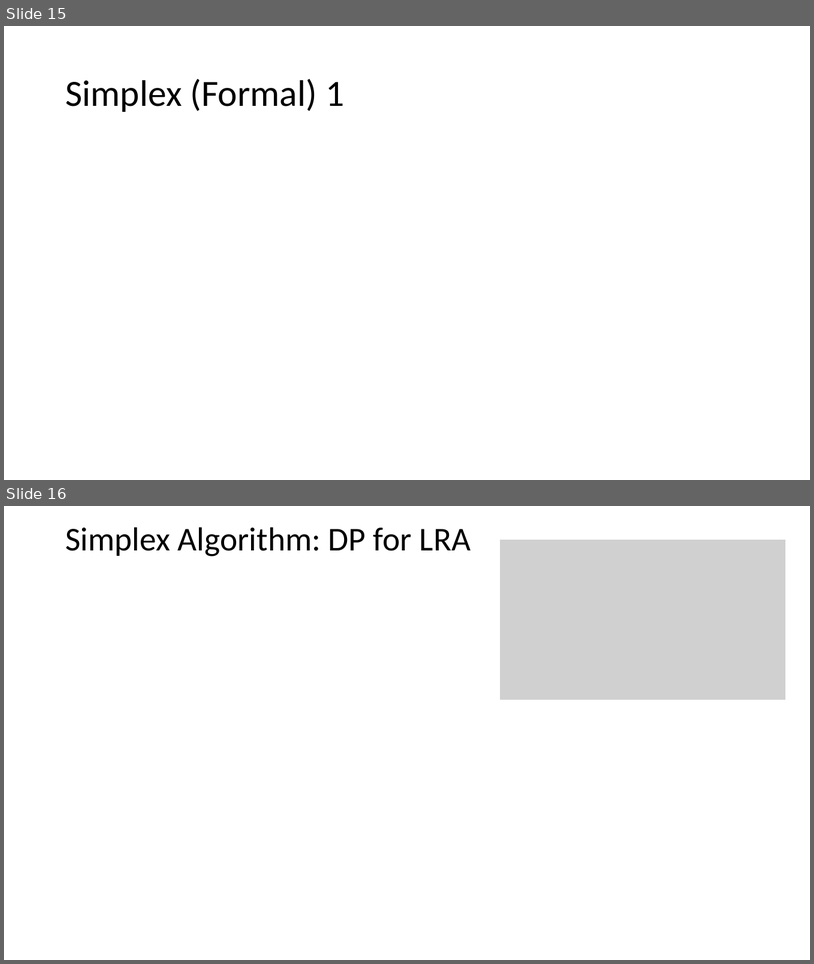
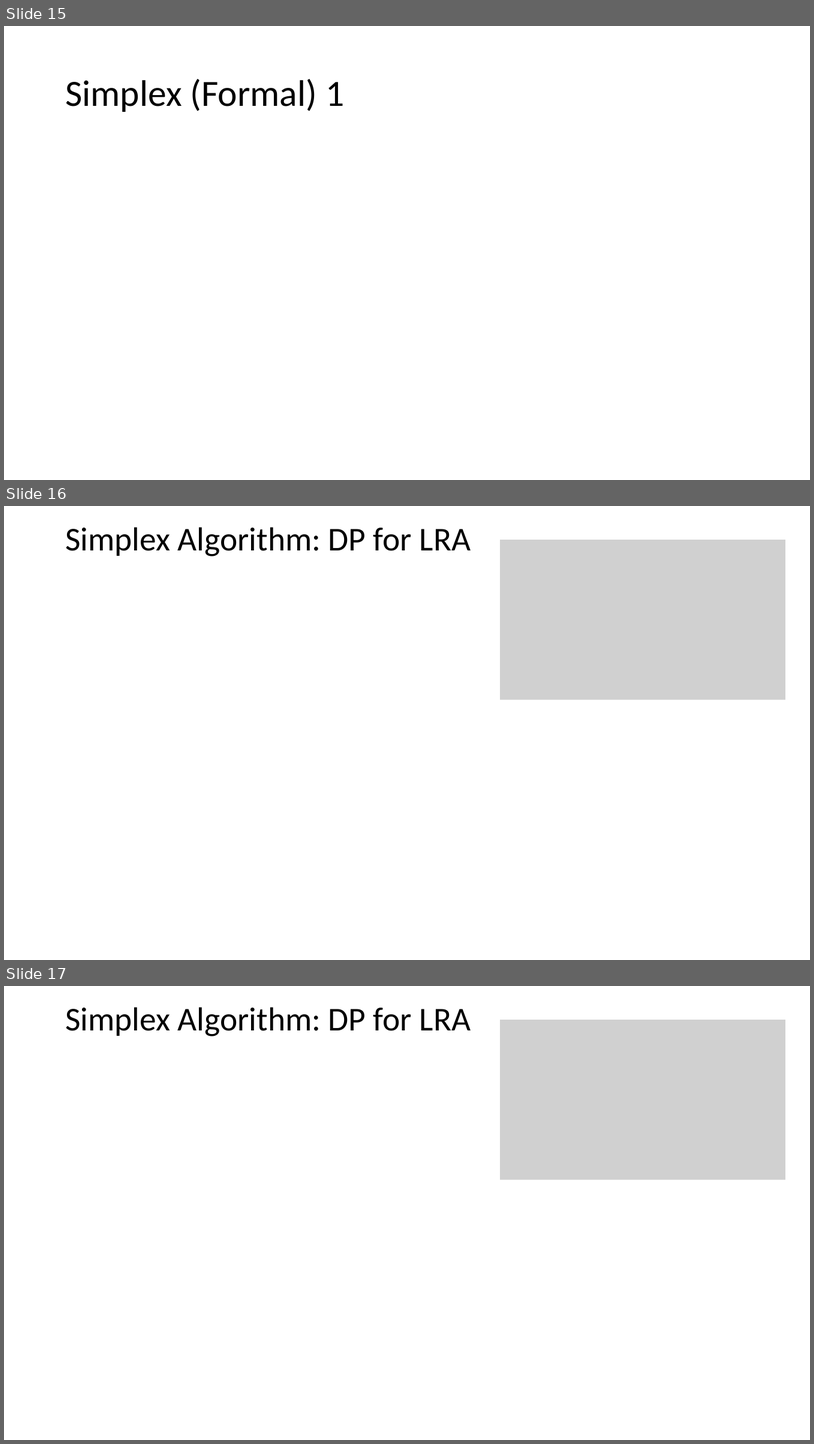
Before and after one commit to sayanmitracode/cpsbooksite, a slide deck: Slides/simplex21.pptx. Shown one above the other, each under a label of ours: slides 15 and 16 before the commit, slides 15, 16 and 17 after it. The pictures are 814x964 and 814x1444 pixels, drawn with LibreOffice and Linux fonts; fonts in the diff are those of the drawing; grey boxes stand for pictures. Boxes give left, top, right and bottom in pixels: in the first picture for what was removed or moved away, otherwise in the second. Text is boxed around its words. In the diff, an @@ line names an element or a change of style, - is before the commit and + after.

```diff
--- a/Slides/simplex21.pptx
+++ b/Slides/simplex21.pptx
@@ slide 16 added at box(4, 506, 810, 960), background #FFFFFF @@
@@ title added at box(65, 527, 471, 556), 39.6 pt, text #000000 @@
+Simplex Algorithm: DP for LRA
@@ picture added at box(501, 540, 786, 700) @@
@@ what was slide 16 is now slide 17 @@
```
Also in this commit, not shown: 1 slide changed, 1 other slide added, 1 slide removed, 5 other files.
